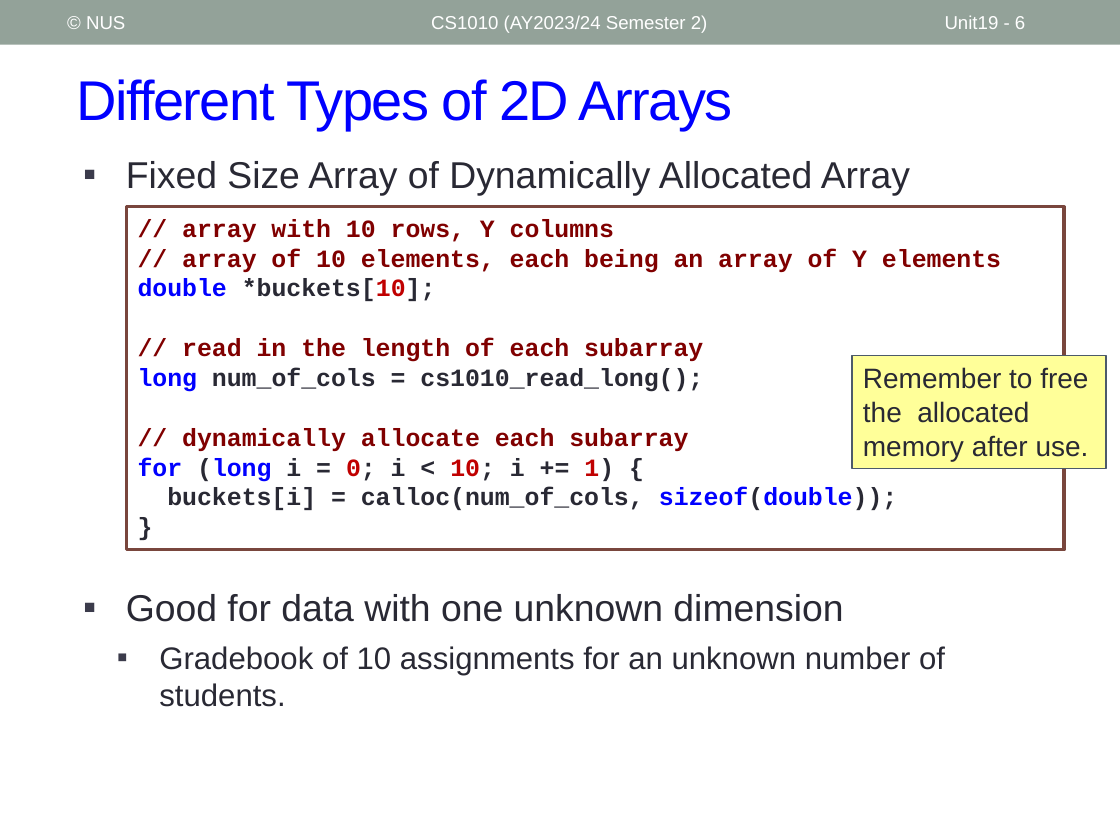
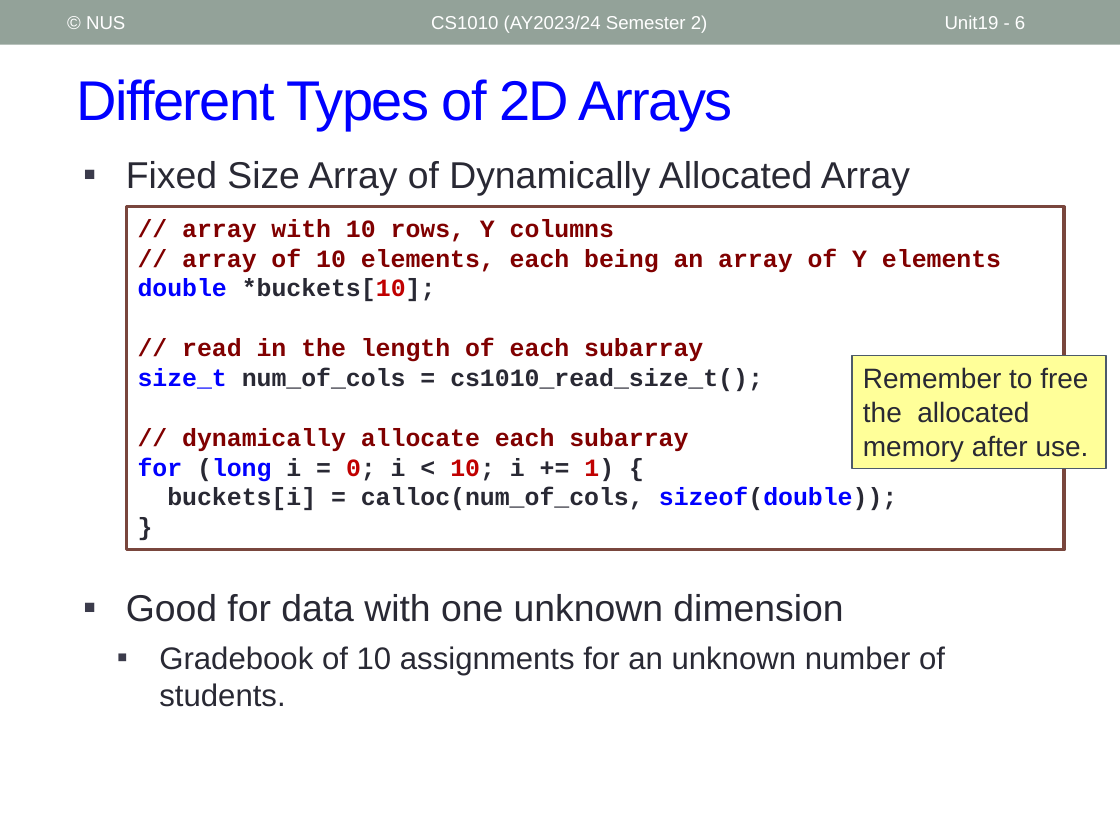
Before and after one commit to nus-cs1010-2425-s2/website, a slide deck: slide 6 of slides/Unit19_Multi-Dimensional Arrays.pptx. Drawn at 1120x840 pixels with LibreOffice and Linux fonts; fonts in the diff are those of the drawing. Boxes give left, top, right and bottom in pixels: in the first picture for what was removed or moved away, otherwise in the second. Text is boxed around its words. In the diff, an @@ line names an element or a change of style, - is before the commit and + after.

```diff
--- a/slides/Unit19_Multi-Dimensional Arrays.pptx
+++ b/slides/Unit19_Multi-Dimensional Arrays.pptx
@@ text in rectangle at (138, 368, 763, 391): text changed @@
-long num_of_cols = cs1010_read_long();
+size_t num_of_cols = cs1010_read_size_t();
```
Also in this commit, not shown: 4 other slides changed, 2 slides added, 1 slide removed, 4 other files.
